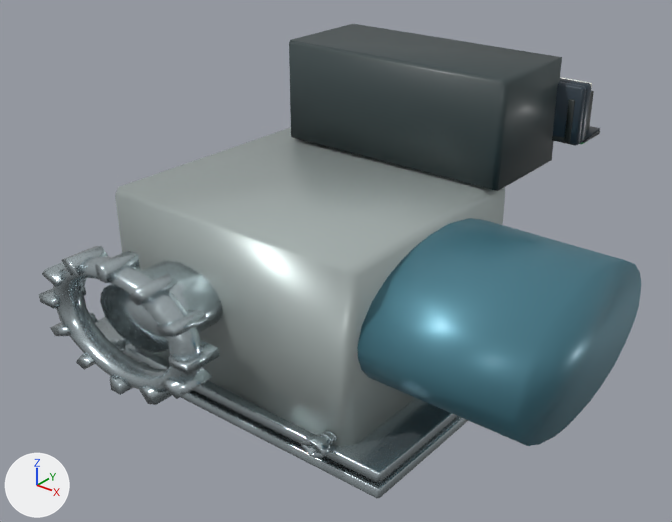
A saved change to the glTF model lab/public/models/motor_gate.low.glb.
Both versions are drawn from a 50 mm camera at (1.288, -1.611, 1.516) aimed at (0.033, -0.043, 0.544). Every picture has the same lights, and +X, +Y and +Z are marked at lower left. The older version comes first. Where no turn or scale is listed for an object, it has been applied to the vertices. Vertices at exactly the same position are counted once.

Objects in the first picture: 'Gate reduction gearbox', 'Geared motor housing', 'Moulded terminal legend pad.002', 'Rear motor connection box', 'motion:gate-output · Machined steel', 'part:mounting · Machined steel', 'part:terminals · Original a463fd81' and 1 more.
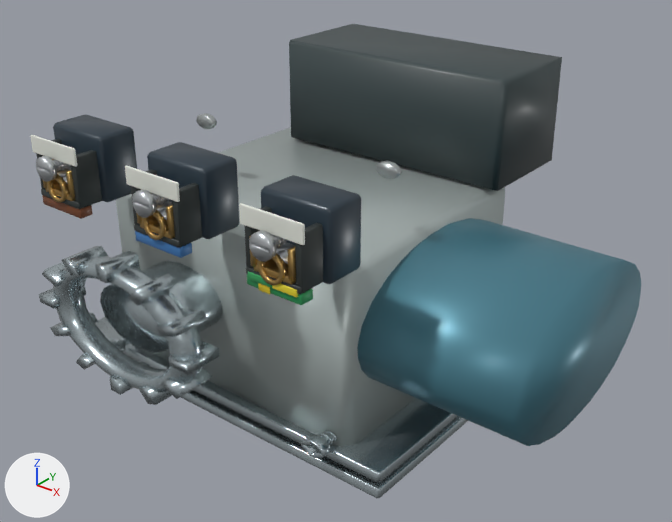
ob_terminal_l is not drawn itself; it is the parent of ob_detail_terminal_clamp_l.
ob_terminal_n is not drawn itself; it is the parent of ob_detail_terminal_clamp_n.
ob_terminal_pe is not drawn itself; it is the parent of ob_detail_terminal_clamp_pe.

Where the newer file only moved an object's origin or applied its transform, the numbers keep the older frame.

What changed in the scene script:
```text
Change me_cube_076:
    remove me_cube_076.from_pydata(...)  # 96 vertices, 188 faces; spans x -0.0575..0.0575, y -0.003..0.003, z -0.0155..0.0155
    add me_cube_076.from_pydata(...)  # 96 vertices, 188 faces; spans x -0.0725..0.0725, y -1.1256..-1.1196, z -0.019..0.019
    me_cube_076 part 1: 96 of 96 vertices moved; they spanned x -0.0575..0.0575, y -0.003..0.003, z -0.0155..0.0155 and now span x -0.0725..0.0725, y -1.1256..-1.1196, z -0.019..0.019; mean shift (0.0, -1.1226, 0.0)
Change me_cube_077:
    remove me_cube_077.from_pydata(...)  # 96 vertices, 188 faces; spans x -0.0575..0.0575, y -0.003..0.003, z -0.0155..0.0155
    add me_cube_077.from_pydata(...)  # 96 vertices, 188 faces; spans x -0.0725..0.0725, y -1.1256..-1.1196, z -0.019..0.019
    me_cube_077 part 2: 96 of 96 vertices moved; they spanned x -0.0575..0.0575, y -0.003..0.003, z -0.0155..0.0155 and now span x -0.0725..0.0725, y -1.1256..-1.1196, z -0.019..0.019; mean shift (0.0, -1.1226, 0.0)
Change me_cube_044:
    used by ob_detail_terminal_clamp_pe___detail_zinc_plated_fixing; parent = ob_detail_terminal_clamp_pe; location = (0.0, 0.019, -0.033)
    remove me_cube_044.from_pydata(...)  # 289 vertices, 560 faces; spans x -0.0354..0.0354, y -0.0039..0.0556, z -0.0314..0.0651
    add me_cube_044.from_pydata(...)  # 289 vertices, 560 faces; spans x -0.0354..0.0354, y -0.0039..0.0556, z -0.0314..0.0652
    me_cube_044 part 3
    64 vertices are removed from x -0.0253..0.0257, y 0.0043..0.0556, z -0.0017..0.0651
    144 faces are deleted
    64 vertices are added at x -0.026..0.0253, y 0.0045..0.0556, z -0.002..0.0652
    144 new faces join them
Change me_cube_078:
    remove me_cube_078.from_pydata(...)  # 96 vertices, 188 faces; spans x -0.0575..0.0575, y -0.003..0.003, z -0.0155..0.0155
    add me_cube_078.from_pydata(...)  # 96 vertices, 188 faces; spans x -0.0725..0.0725, y -1.1256..-1.1196, z -0.019..0.019
    me_cube_078 part 4: 96 of 96 vertices moved; they spanned x -0.0575..0.0575, y -0.003..0.003, z -0.0155..0.0155 and now span x -0.0725..0.0725, y -1.1256..-1.1196, z -0.019..0.019; mean shift (0.0, -1.1226, 0.0)
Remove ob_part_terminals___original_a463fd81:
    ob_part_terminals___original_a463fd81 = bpy.data.objects.new('part:terminals · Original a463fd81', me_recipe_mesh_005)
Change ob_terminal_l:
    ob_terminal_l.rotation_euler: (0.0, -3.142, 0.0) -> (0.0, 0.0, 0.0)  # degrees (0, -180, 0) -> degrees (0, 0, 0)
    ob_terminal_l.location: (-0.301, 0.805, -0.57) -> (-0.301, 0.805, 0.551)
Change ob_terminal_n:
    ob_terminal_n.rotation_euler: (0.0, -3.142, 0.0) -> (0.0, 0.0, 0.0)  # degrees (0, -180, 0) -> degrees (0, 0, 0)
    ob_terminal_n.location: (0.0, 0.805, -0.57) -> (0.0, 0.805, 0.551)
Change ob_terminal_pe:
    ob_terminal_pe.rotation_euler: (0.0, -3.142, 0.0) -> (0.0, 0.0, 0.0)  # degrees (0, -180, 0) -> degrees (0, 0, 0)
    ob_terminal_pe.location: (0.301, 0.805, -0.57) -> (0.301, 0.805, 0.551)
Add ob_installation_details___embossed_metal_finish:
    ob_installation_details___embossed_metal_finish = bpy.data.objects.new('Installation details · Embossed metal finish', me_cylinder_013)  # 106 vertices, 204 faces; spans x -0.027..0.55, y -0.008..0.008, z -0.018..0.018; in mat_embossed_metal_finish (grey #b3b8b8)
    ob_installation_details___embossed_metal_finish.location = (-0.262, -0.158, 0.861)
Add ob_protective_identification_band_001:
    ob_protective_identification_band_001 = bpy.data.objects.new('Protective identification band.001', me_cube_077_1)  # 24 vertices, 44 faces; spans x -0.0283..0.0283, y -0.0043..0.0043, z -0.0073..0.0073; in mat_protective_marker_yellow (yellow #e6d630)
    ob_protective_identification_band_001.location = (0.33, -0.553, 0.774)
Add ob_protective_identification_band:
    ob_protective_identification_band = bpy.data.objects.new('Protective identification band', me_cube_076_1)  # 24 vertices, 44 faces; spans x -0.0283..0.0283, y -0.0043..0.0043, z -0.0073..0.0073; in mat_protective_marker_green (green #339957)
    ob_protective_identification_band.location = (0.272, -0.553, 0.774)
Add ob_part_terminals___original_material_004:
    ob_part_terminals___original_material_004 = bpy.data.objects.new('part:terminals · Original material.004', me_recipe_mesh_005_1)  # 164 vertices, 316 faces; spans x -0.082..0.684, y -0.047..0.047, z -0.073..0.073; in mat_original_a463fd81 (dark blue #283844)
    ob_part_terminals___original_material_004.location = (-0.301, -0.449, 0.843)
```

Where the change shows, as pixel boxes (x1, y1, x2, y2) in the pictures (672 x 522 px; the box of a moved part takes in the faces that stretch with it):
'part:terminals · Original material.004', added
    after: (53, 114, 361, 284)
'detail:terminal-clamp:PE · Detail moulded engineering polymer', moved, turned
    before: (552, 90, 594, 144)
    after: (245, 206, 323, 294)
'part:terminals · Original a463fd81', deleted
    before: (553, 78, 600, 146)
'detail:terminal-clamp:N · Detail moulded engineering polymer', moved, turned (not visible before)
    after: (131, 169, 202, 248)
'detail:terminal-clamp:L · Detail moulded engineering polymer', moved, turned (not visible before)
    after: (36, 139, 102, 209)
'Moulded terminal legend pad.002', reshaped (mostly hidden before)
    before: (560, 77, 592, 88)
    after: (239, 203, 305, 245)
'detail:terminal-clamp:PE · Detail machined brass', moved, turned (not visible before)
    after: (249, 236, 296, 285)
'Moulded terminal legend pad.001', reshaped (not visible before)
    after: (125, 166, 180, 202)
'detail:terminal-clamp:PE · Detail zinc plated fixing', reshaped, moved, turned (not visible before)
    after: (249, 230, 295, 264)
'detail:terminal-clamp:N · Detail machined brass', moved, turned (not visible before)
    after: (136, 204, 175, 240)
'Moulded terminal legend pad', reshaped (not visible before)
    after: (30, 135, 77, 167)
'detail:terminal-clamp:N · Detail zinc plated fixing', moved, turned (not visible before)
    after: (132, 189, 172, 220)
'detail:terminal-clamp:L · Detail machined brass', moved, turned (not visible before)
    after: (42, 159, 75, 203)
'detail:terminal-clamp:L · Detail zinc plated fixing', moved, turned (not visible before)
    after: (36, 156, 71, 184)
'Installation details · Embossed metal finish', added
    after: (196, 113, 401, 179)
'Moulded conductor identification.001', moved, turned (not visible before)
    after: (135, 231, 192, 258)
'Moulded conductor identification', moved, turned (not visible before)
    after: (42, 196, 93, 219)
'Moulded conductor identification.002', moved, turned (not visible before)
    after: (247, 274, 313, 305)
'Protective identification band.001', added
    after: (272, 283, 298, 297)
'Protective identification band', added
    after: (248, 271, 272, 287)
'Protective green yellow stripe', moved, turned (not visible before)
    after: (258, 283, 270, 294)
part 3 of me_cube_044, moved or reshaped (not visible before)
    after: (249, 230, 288, 262)
